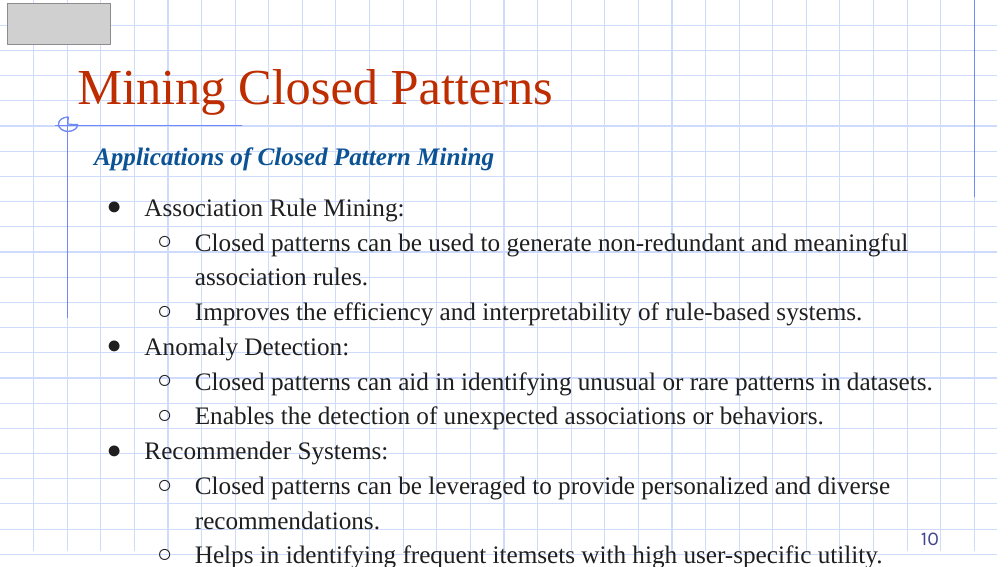
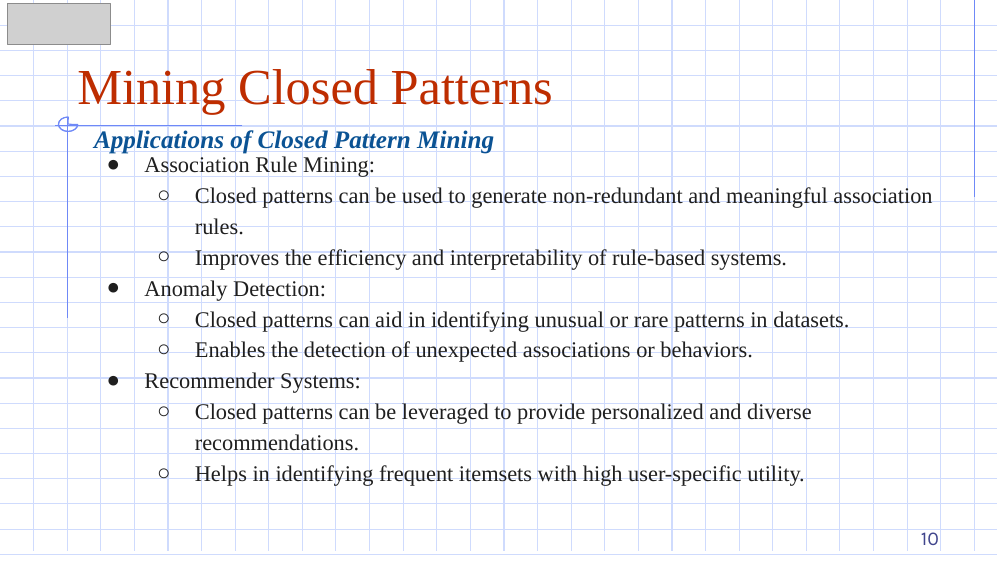
Before and after one commit to DazielNguyen/DBM302m, a slide deck: slide 10 of slides/Chapter 03/3.6 Mining Closed Patterns.pptx. Drawn at 1008x567 pixels with LibreOffice and Linux fonts; fonts in the diff are those of the drawing; grey boxes stand for pictures. Boxes give left, top, right and bottom in pixels: in the first picture for what was removed or moved away, otherwise in the second. Text is boxed around its words. In the diff, an @@ line names an element or a change of style, - is before the commit and + after.

```diff
--- a/slides/Chapter 03/3.6 Mining Closed Patterns.pptx
+++ b/slides/Chapter 03/3.6 Mining Closed Patterns.pptx
@@ text "Applications of Closed Pattern Mining": place and size @@
-text "Applications of Closed Pattern Mining" at (94, 145, 494, 171)
+text "Applications of Closed Pattern Mining" at (94, 129, 494, 155)
@@ text "Association Rule Mining:": place and size @@
-text "Association Rule Mining:" at (144, 196, 933, 567)
+text "Association Rule Mining:" at (144, 155, 932, 486)
@@ text "Association Rule Mining:" at (144, 155, 932, 486): size 18 to 16 pt @@
```
Also in this commit, not shown: 1 other slide changed, 9 other files.
